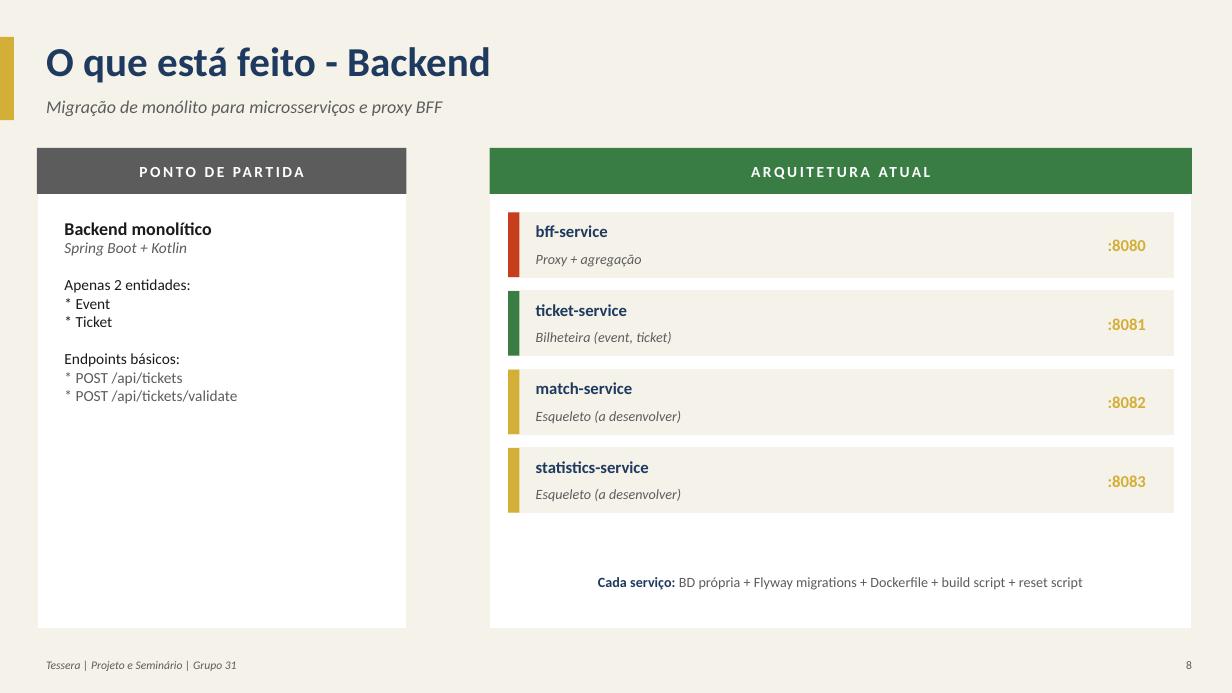
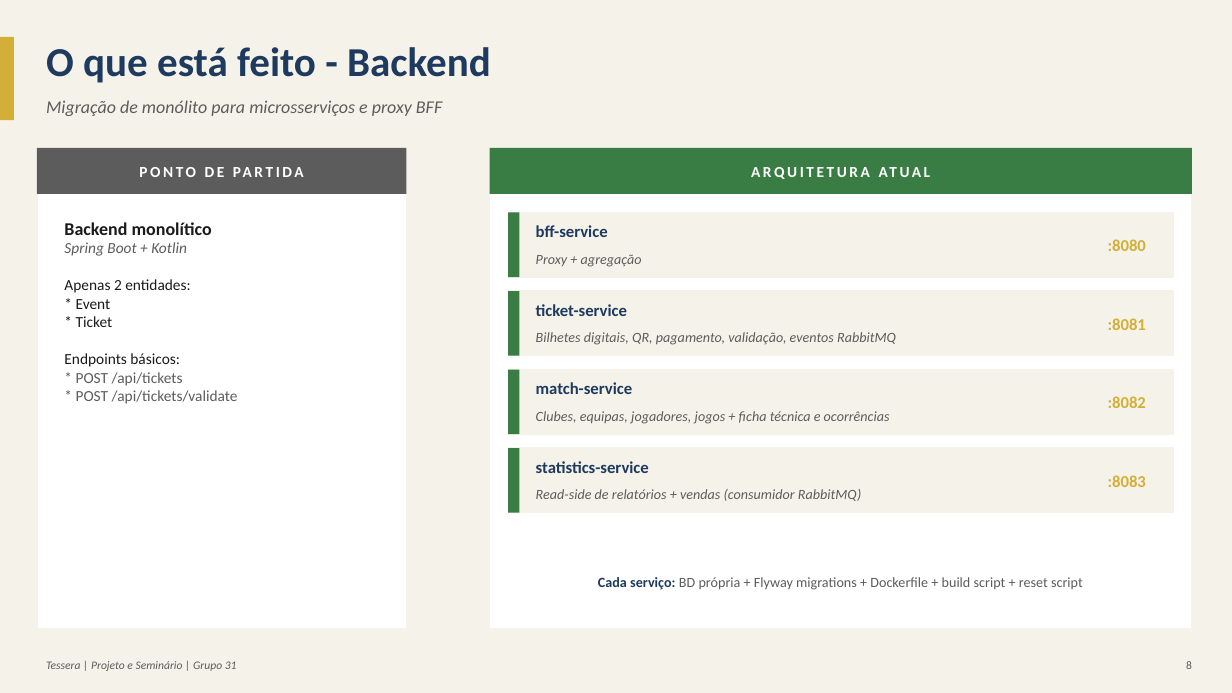
Before and after one commit to bruno-pinto-git/tessera, a slide deck: slide 8 of docs/apG31.pptx. Drawn at 1232x693 pixels with LibreOffice and Linux fonts; fonts in the diff are those of the drawing. Boxes give left, top, right and bottom in pixels: in the first picture for what was removed or moved away, otherwise in the second. Text is boxed around its words. In the diff, an @@ line names an element or a change of style, - is before the commit and + after.

```diff
--- a/docs/apG31.pptx
+++ b/docs/apG31.pptx
@@ rectangle at (508,213,519,277): fill #C73E1D to #3A7D44 @@
@@ text at (536,332,896,345): text changed @@
-Bilheteira (event, ticket)
+Bilhetes digitais, QR, pagamento, validação, eventos RabbitMQ
@@ rectangle at (508,370,519,434): fill #D4AF37 to #3A7D44 @@
@@ text at (536,411,890,424): text changed @@
-Esqueleto (a desenvolver)
+Clubes, equipas, jogadores, jogos + ficha técnica e ocorrências
@@ rectangle at (508,448,519,513): fill #D4AF37 to #3A7D44 @@
@@ text at (536,489,861,501): text changed @@
-Esqueleto (a desenvolver)
+Read-side de relatórios + vendas (consumidor RabbitMQ)
```
Also in this commit, not shown: 7 other slides changed, 1 slide added, 1 other file.
